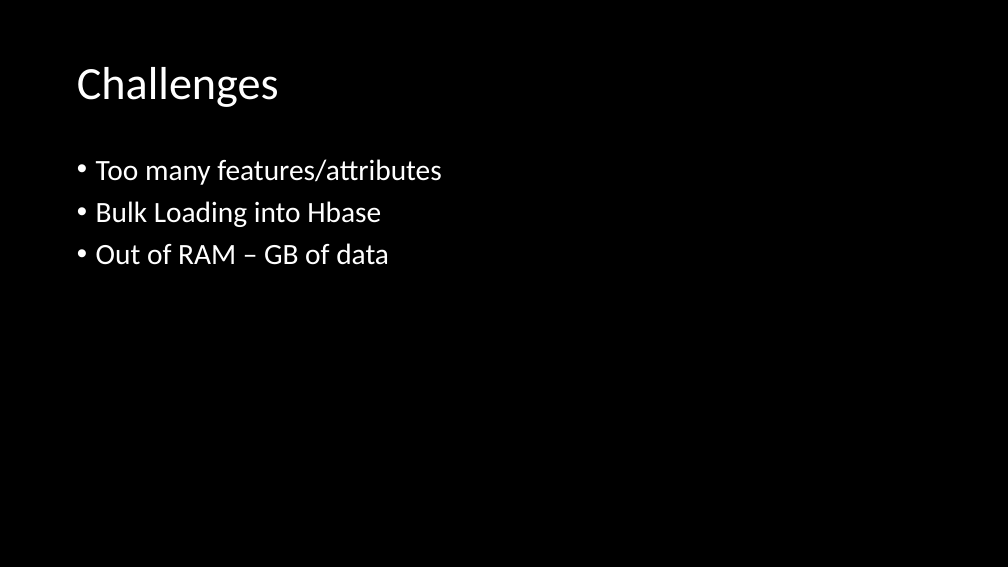
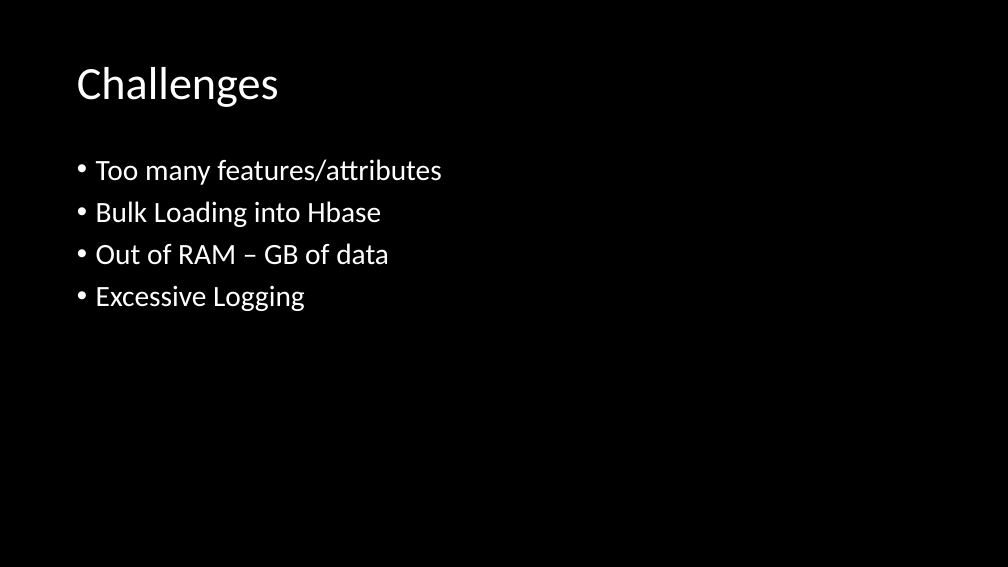
Before and after one commit to dhiviyadhanasekar/Events_Recommender, a slide deck: slide 6 of Big Data Project.pptx. Drawn at 1008x567 pixels with LibreOffice and Linux fonts; fonts in the diff are those of the drawing. Boxes give left, top, right and bottom in pixels: in the first picture for what was removed or moved away, otherwise in the second. Text is boxed around its words. In the diff, an @@ line names an element or a change of style, - is before the commit and + after.

```diff
--- a/Big Data Project.pptx
+++ b/Big Data Project.pptx
@@ text at bbox=[96, 285, 305, 311]: paragraph added @@
+• Excessive Logging
```
Also in this commit, not shown: 1 other slide changed.
